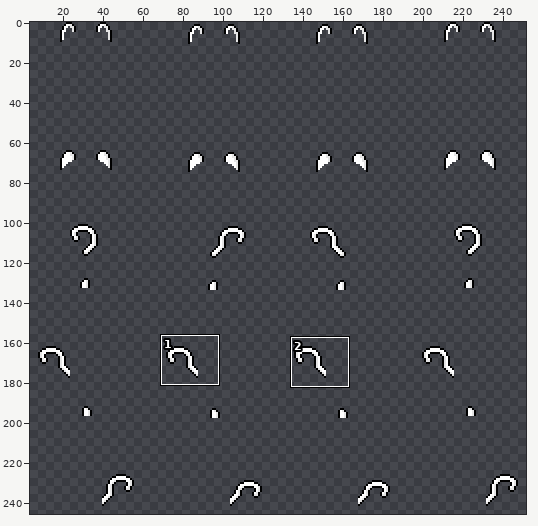
One commit to this sprite sheet: assets/graphics/sprite/detail/beastfolk/fur/001.png. Above: a wide view before the commit, with the close-up outlined.
Close-up. Before the edit:
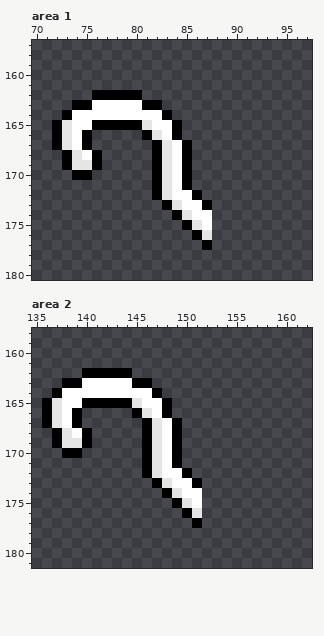
The file is 256x256 pixels. Shown: area 1: x 70..97, y 157..180; area 2: x 135..162, y 158..181. The wide view leaves out empty margins.
New version:
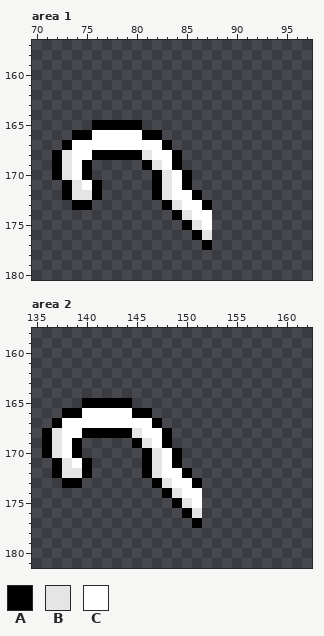
Palette (. is transparent): A #000000  B #e5e5e5  C #ffffff
Diff:
--- area 1
@@ x 70..87 @@
 161 ..................
-162 ......AAAAA.......
-163 ....AACCCCCAA.....
-164 ...ACCCCCCCCCA....
-165 ..ABCCAAAAABCCA...
-166 ..ABCA.....ABCA...
-167 ..ABCA......ABCA..
-168 ...ABCA.....ABCA..
-169 ...ABBA.....ABCA..
-170 ....AA......ABCA..
-171 ............ABCA..
-172 ............ABCCA.
-173 .............ABCCA
+162 ..................
+163 ..................
+164 ..................
+165 ......AAAAA.......
+166 ....AACCCCCAA.....
+167 ...ACCCCCCCCCA....
+168 ..ABCCAAAAABCCA...
+169 ..ABCA.....ABCA...
+170 ..ABCA......ABCA..
+171 ...ABCA.....ABCA..
+172 ...ABBA.....ABCCA.
+173 ....AA.......ABCCA
 174 ..............ABCC
--- area 2
@@ x 135..151 @@
 161 .................
-162 .....AAAAA.......
-163 ...AACCCCCAA.....
-164 ..ACCCCCCCCCA....
-165 .ABCCAAAAABCCA...
-166 .ABCA.....ABCA...
-167 .ABCA......ABCA..
-168 ..ABCA.....ABCA..
-169 ..ABBA.....ABCA..
-170 ...AA......ABCA..
-171 ...........ABCA..
-172 ...........ABCCA.
-173 ............ABCCA
+162 .................
+163 .................
+164 .................
+165 .....AAAAA.......
+166 ...AACCCCCAA.....
+167 ..ACCCCCCCCCA....
+168 .ABCCAAAAABCCA...
+169 .ABCA.....ABCA...
+170 .ABCA......ABCA..
+171 ..ABCA.....ABCA..
+172 ..ABBA.....ABCCA.
+173 ...AA.......ABCCA
 174 .............ABCC
Boxes around the changes in both close-ups, in picture pixels (x1, y1, x2, y2):
changed: (52, 90, 192, 210)
changed: (42, 368, 182, 488)
